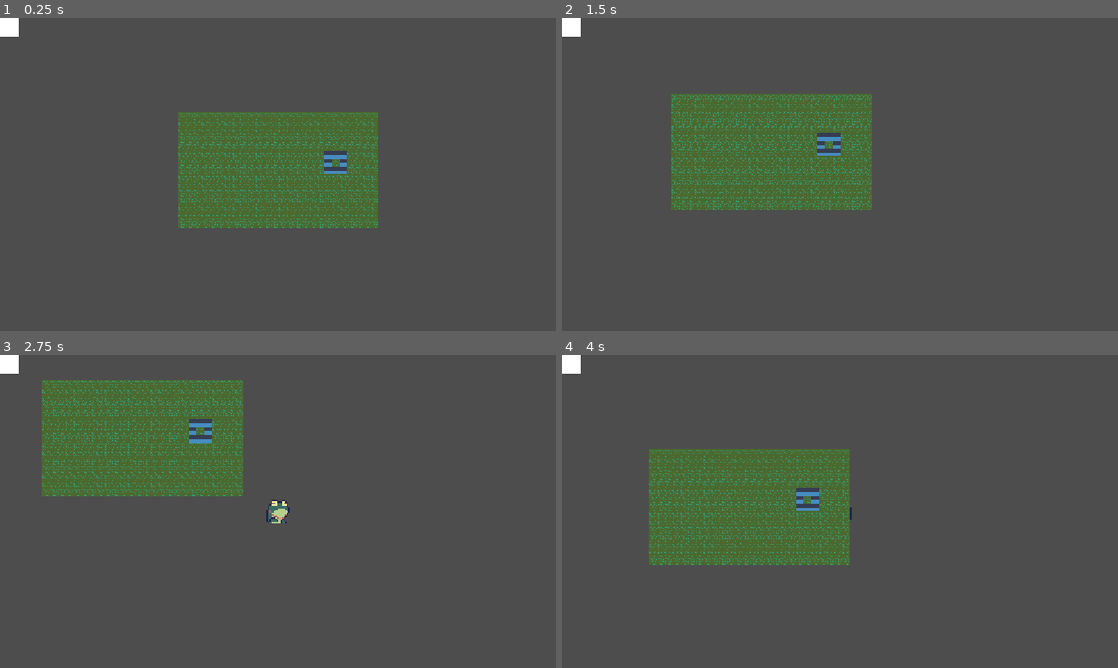
Above: before the commit, frames 1-4 (two rows, left to right).
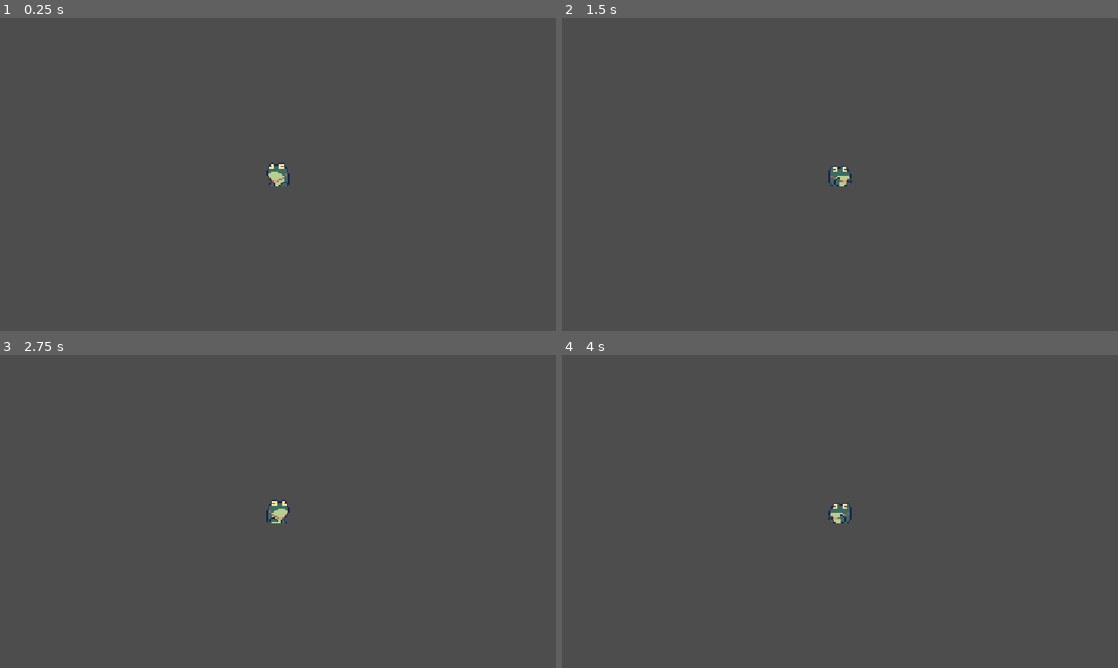
Above: after the commit, the same moments.

Repository: IgorGrandoMotta/Game-Jam-21-08-26
Game: Godot game, scene res://Main.tscn
The game is run twice, just before and just after one commit, with the same random seed, the same clock (stepped at 60 frames per second) and the same inputs. The engine's default icon, where the game draws it, is replaced by a stand-in: a white triangle on a blue panel in a dark square.
Inputs:
- Up to frame 1 (0.25 s): no input
- Up to frame 2 (1.5 s): hold D (move_right) 0.53-1.28 s; tap Space (dash) at 0.6, 1.35 s; hold S (move_down) from 1.28 s (still down)
- Up to frame 3 (2.75 s): release S (move_down) at 2.03 s; hold D (move_right) from 2.03 s (still down); tap Space (dash) at 2.1 s
- Up to frame 4 (4 s): release D (move_right) at 2.78 s; hold W (move_up) 2.78-3.53 s; tap Space (dash) at 2.85, 3.6 s; hold A (move_left) from 3.53 s (still down)

The runs differ from the first frame. In frame 1, 13% of the frame differs, in the area x 0-68%, y 0-68%; in frame 2, 13%; in frame 3, 14%, in the area x 0-44%, y 0-46%; in frame 4, 13%.

Commit message:
test level

Diff:
--- a/gamejam/Main.tscn
+++ b/gamejam/Main.tscn
@@ -11,6 +11,7 @@
 [node name="Player" parent="World" unique_id=1342027530 instance=ExtResource("1_r0du0")]
 
 [node name="Level01" parent="World" unique_id=1764809041 instance=ExtResource("2_cm0pq")]
+visible = false
 
 [node name="Enemies" type="Node2D" parent="World" unique_id=478549436]
 
@@ -19,6 +20,7 @@
 [node name="Effects" type="Node2D" parent="World" unique_id=871137067]
 
 [node name="HUD" parent="." unique_id=1330767384 instance=ExtResource("3_fos0i")]
+visible = false
 
 [node name="Music" type="AudioStreamPlayer2D" parent="." unique_id=124464033]
 
--- a/gamejam/player.tscn
+++ b/gamejam/player.tscn
@@ -170,6 +170,9 @@
 "speed": 10.0
 }]
 
+[sub_resource type="RectangleShape2D" id="RectangleShape2D_hqtel"]
+size = Vector2(45, 39)
+
 [node name="Player" type="CharacterBody2D" unique_id=1342027530]
 script = ExtResource("1_hqtel")
 dash_duration = 0.5
@@ -181,6 +184,8 @@
 animation = &"dash"
 
 [node name="BodyCollision" type="CollisionShape2D" parent="." unique_id=1109739762]
+position = Vector2(-0.5, 2.5)
+shape = SubResource("RectangleShape2D_hqtel")
 
 [node name="Camera2D" type="Camera2D" parent="." unique_id=718731304]
 
--- /dev/null
+++ b/gamejam/test_level.tscn
@@ -0,0 +1,48 @@
+[gd_scene format=3 uid="uid://8tgfdjv8mqwt"]
+
+[ext_resource type="PackedScene" uid="uid://dc4n4onfmd37e" path="res://player.tscn" id="1_gojnm"]
+
+[sub_resource type="RectangleShape2D" id="RectangleShape2D_s6i7f"]
+size = Vector2(640, 20)
+
+[sub_resource type="RectangleShape2D" id="RectangleShape2D_1c2mv"]
+size = Vector2(640, 20)
+
+[sub_resource type="RectangleShape2D" id="RectangleShape2D_f7g2b"]
+size = Vector2(20, 360)
+
+[sub_resource type="RectangleShape2D" id="RectangleShape2D_4ptq8"]
+size = Vector2(20, 360)
+
+[node name="TestLevel" type="Node2D" unique_id=856062916]
+
+[node name="Player" parent="." unique_id=1342027530 instance=ExtResource("1_gojnm")]
+position = Vector2(320, 180)
+
+[node name="Walltop" type="StaticBody2D" parent="." unique_id=618899482]
+position = Vector2(320, 0)
+
+[node name="CollisionShape2D" type="CollisionShape2D" parent="Walltop" unique_id=1242653732]
+shape = SubResource("RectangleShape2D_s6i7f")
+
+[node name="WallBottom" type="StaticBody2D" parent="." unique_id=739218424]
+position = Vector2(320, 360)
+
+[node name="CollisionShape2D" type="CollisionShape2D" parent="WallBottom" unique_id=1175086829]
+shape = SubResource("RectangleShape2D_1c2mv")
+
+[node name="WallLeft" type="StaticBody2D" parent="." unique_id=964534336]
+position = Vector2(0, 180)
+rotation = 1.5707964
+
+[node name="CollisionShape2D" type="CollisionShape2D" parent="WallLeft" unique_id=290395406]
+position = Vector2(2.0000076, 11.000004)
+rotation = 1.5707964
+shape = SubResource("RectangleShape2D_f7g2b")
+
+[node name="WallRight" type="StaticBody2D" parent="." unique_id=1362908729]
+position = Vector2(320, 0)
+
+[node name="CollisionShape2D" type="CollisionShape2D" parent="WallRight" unique_id=1396826351]
+position = Vector2(330, 180)
+shape = SubResource("RectangleShape2D_4ptq8")
